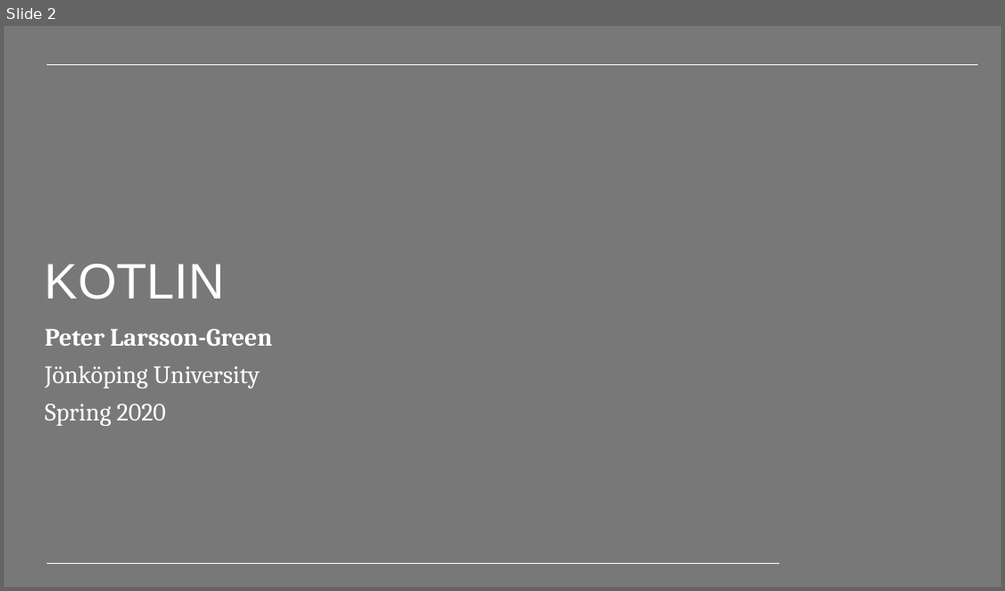
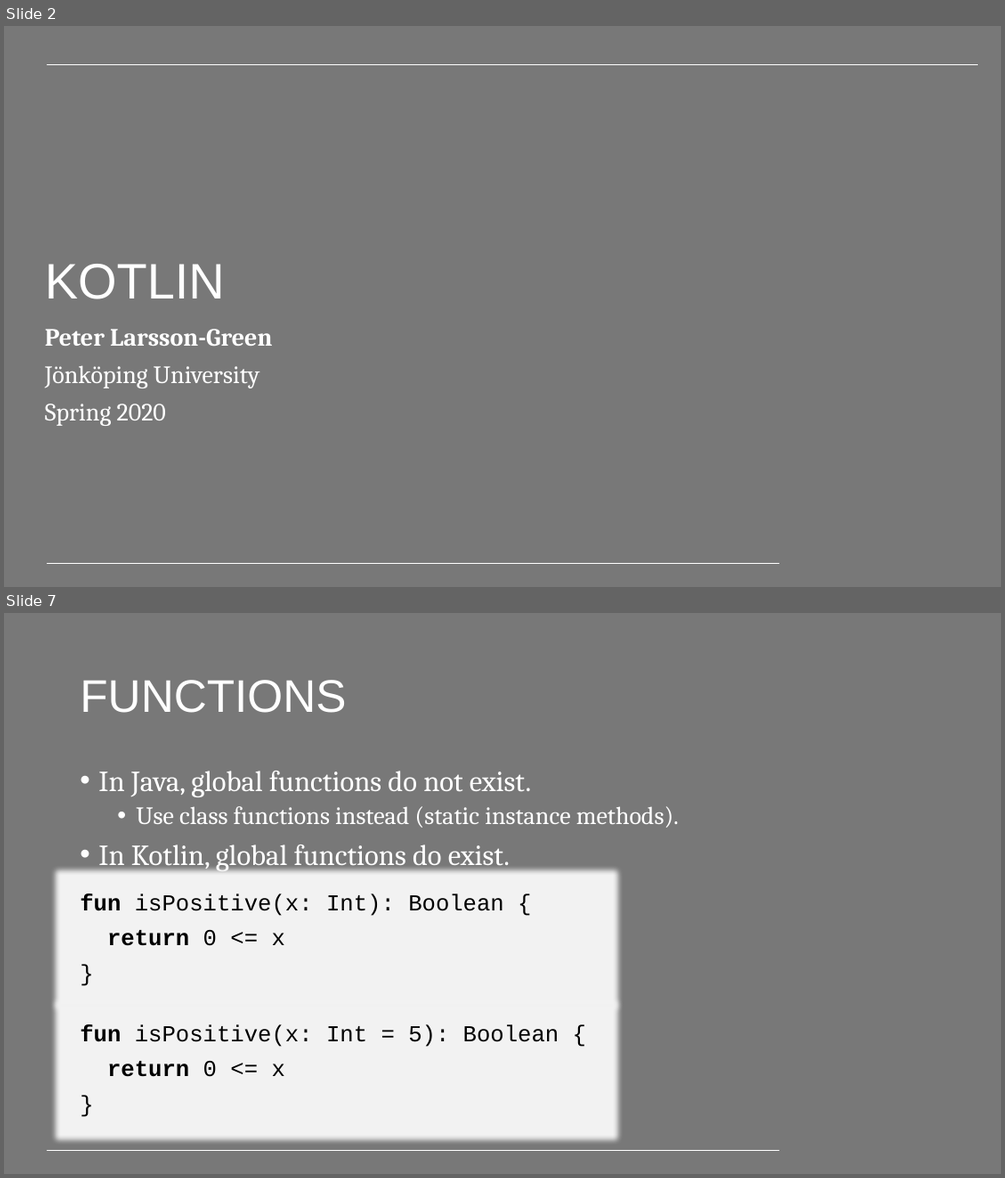
Before and after one commit to PeppeL-G/course-material, a slide deck: src/lectures/kotlin/kotlin.pptx. Shown one above the other, each under a label of ours: slide 2 before the commit, slides 2 and 7 after it; the slides between them are not shown. The pictures are 1005x591 and 1005x1178 pixels, drawn with LibreOffice and Linux fonts; fonts in the diff are those of the drawing; background and template pictures are left out. Boxes give left, top, right and bottom in pixels: in the first picture for what was removed or moved away, otherwise in the second. Text is boxed around its words. In the diff, an @@ line names an element or a change of style, - is before the commit and + after.

```diff
--- a/src/lectures/kotlin/kotlin.pptx
+++ b/src/lectures/kotlin/kotlin.pptx
@@ slide 7 added at bbox=[4, 613, 1001, 1174], background #787878; not listed: 1 template element that a slide beside it also shows @@
@@ title added at bbox=[80, 680, 346, 713], 44 pt, text #FFFFFF @@
+FUNCTIONS
@@ text added at bbox=[98, 771, 679, 871], 28 pt, text #FFFFFF @@
+• In Java, global functions do not exist.
+  • Use class functions instead (static instance methods).
+• In Kotlin, global functions do exist.
@@ text added at bbox=[80, 893, 504, 946], 22 pt, text #000000 @@
+fun isPositive(x: Int): Boolean {
+return 0 <= x
+}
@@ text added at bbox=[80, 1024, 559, 1077], 22 pt, text #000000 @@
+fun isPositive(x: Int = 5): Boolean {
+return 0 <= x
+}
```
Also in this commit, not shown: 4 slides changed, 16 other slides added, 52 slides removed, 3 other files.
